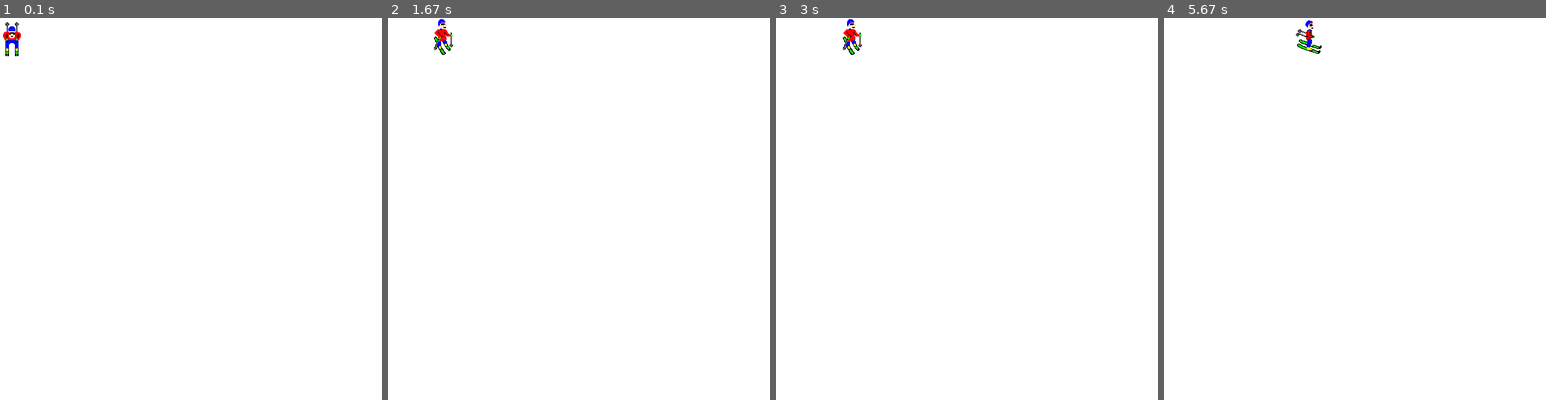
Above: before the commit, frames 1-4 (left to right).
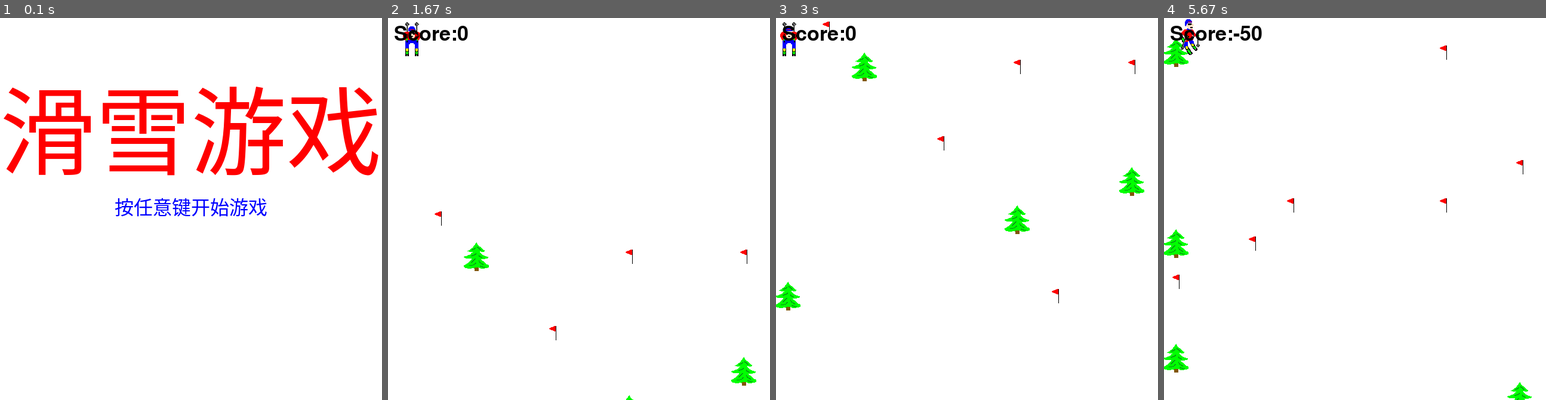
Above: after the commit, the same moments.

Repository: cylyt/git
Game: pygame game, started from learn/pygame/game4/game4.py
Same seed, same stepped clock (60 frames per second), same inputs: the game is played once before the commit and once after it.
Inputs:
- Up to frame 1 (0.1 s): no input
- Up to frame 2 (1.67 s): hold Right 0.33-0.8 s; hold Right 0.83-1.3 s; hold Left from 1.33 s (still down)
- Up to frame 3 (3 s): release Left at 1.87 s; hold Left 1.9-2.3 s; hold Right 2.33-2.97 s
- Up to frame 4 (5.67 s): hold Left 3-3.47 s; hold Right 3.5-3.97 s; hold Right 4-4.47 s; hold Left 4.5-5.03 s; hold Right from 5.5 s (still down)

The runs differ from the first frame. In frame 1, 9.4% of the frame differs, in the area x 0-100%, y 1-53%; in frame 2, 1.3%; in frame 3, 1.8%; in frame 4, 1.9%.

Commit message:
20190218

Diff:
--- /dev/null
+++ b/learn/matplotlib/table/die.py
@@ -0,0 +1,32 @@
+from random import randint
+import pygal
+
+class Die():
+
+    def __init__(self,num_sides = 6):
+        self.num_sides = num_sides
+
+    def roll(self):
+        return randint(1,self.num_sides)
+
+die = Die()
+
+results = []
+for roll_num in range(1000):
+    result = die.roll()
+    results.append(result)
+
+frequencies = []
+for value in range(1,die.num_sides+1):
+    frequency = results.count(value)
+    frequencies.append(frequency)
+
+hist = pygal.Bar()
+
+hist.title = "Result of rolling one D6 1000 times"
+hist.x_labels = ['1', '2', '3', '4', '5', '6']
+hist.x_title = "Result"
+hist.y_title = "Frequency of Result"
+
+hist.add('D6',frequencies)
+hist.render_to_file('die_visual.svg')
--- /dev/null
+++ b/learn/matplotlib/table/mpl_squares.py
@@ -0,0 +1,13 @@
+import matplotlib.pyplot as plt
+
+#折线图
+input_value = [1, 2, 3, 4, 5]
+squares = [1, 4, 9, 16, 25]
+plt.plot(input_value, squares, linewidth = 5)
+
+plt.title("Square Numbers", fontsize = 24)
+plt.xlabel("Value", fontsize = 14)
+plt.ylabel("Square of Value", fontsize = 14)
+
+plt.tick_params(axis = "both", labelsize = 14)
+plt.show()
--- /dev/null
+++ b/learn/matplotlib/table/scatter_squares.py
@@ -0,0 +1,14 @@
+import matplotlib.pyplot as plt
+
+x_value = list(range(1,1001))
+y_value = [x**2 for x in x_value]
+
+plt.scatter(x_value,y_value, c=y_value,cmap = plt.cm.Blues, edgecolor = 'none', s=10)
+
+plt.title("Square Numbers", fontsize = 24)
+plt.xlabel("Value", fontsize = 14)
+plt.ylabel("Square of Value", fontsize = 14)
+
+plt.tick_params(axis = 'both', which = 'major', labelsize = 14)
+plt.axis([0,1100,0,1100000])
+plt.show()
--- a/learn/pygame/game4/game4.py
+++ b/learn/pygame/game4/game4.py
@@ -35,7 +35,7 @@
     def __init__(self,img_path,location,attribute):
         pygame.sprite.Sprite.__init__(self)
         self.img_path = img_path
-        self.image = pygame.iamge.load(self.img_path)
+        self.image = pygame.image.load(self.img_path)
         self.location = location
         self.rect = self.image.get_rect()
         self.rect.center = self.location
@@ -45,33 +45,48 @@
     def move(self,num):
         self.rect.centery = self.location[1]-num
 
-    def create_obstacles(s,e,num=10):
-        obstacles = pygame.sprite.Group()
-        locations = []
-        for i in range(num):
-            row = random.randint(s,e)
-            col = random.randint(0,9)
-            location = [col*64+20,row*64+20]
-            if location not in locations:
-                locations.append(location)
-                attribute = random.choice(["tree","flasg"])
-                img_path = "image/tree.png" if attribute == "tree" else "image/flag.png"
-                obstacle = ObstacleClass(img_path,location,attribute)
-                obstacles.add(obstacle)
-        return obstacles
+def create_obstacles(s,e,num=10):
+    obstacles = pygame.sprite.Group()
+    locations = []
+    for i in range(num):
+        row = random.randint(s,e)
+        col = random.randint(0,9)
+        location = [col*64+20,row*64+20]
+        if location not in locations:
+            locations.append(location)
+            attribute = random.choice(["tree","flasg"])
+            img_path = "image/tree.png" if attribute == "tree" else "image/flag.png"
+            obstacle = ObstacleClass(img_path,location,attribute)
+            obstacles.add(obstacle)
+    return obstacles
 
-    def AddObstacles(obstacles0,obstacles1):
-        obstacles = pygame.sprite.Group()
-        for obstacle in obstacles0:
-            obstacles.add(obstacle)
-        for obstacle in obstacles1:
-            obstacle.add(obstacle)
-        return obstacles
+def AddObstacles(obstacles0,obstacles1):
+    obstacles = pygame.sprite.Group()
+    for obstacle in obstacles0:
+        obstacles.add(obstacle)
+    for obstacle in obstacles1:
+        obstacles.add(obstacle)
+    return obstacles
 
 def Show_Start_Interface(Demo,width,height):
-    Demo.fill(255,255,255)
+    Demo.fill((255,255,255))
     tfont = pygame.font.Font("font/simkai.ttf",width//4)
     cfont = pygame.font.Font("font/simkai.ttf",width//20)
+    title = tfont.render(u'滑雪游戏',True,(255,0,0))
+    content = cfont.render(u'按任意键开始游戏',True,(0,0,255))
+    trect = title.get_rect()
+    trect.midtop = (width/2,height/10)
+    crect = content.get_rect()
+    crect.midtop = (width/2,height/2.2)
+    Demo.blit(title,trect)
+    Demo.blit(content,crect)
+    pygame.display.update()
+    while True:
+        for event in pygame.event.get():
+            if event.type == pygame.QUIT:
+                sys.exit()
+            elif event.type == pygame.KEYDOWN:
+                return
 
 def main():
 
@@ -81,12 +96,24 @@
     clock = pygame.time.Clock()
     skier = SkierClass()
     distance = 0
+    obstacles0 = create_obstacles(20,29)
+    obstacles1 = create_obstacles(10,19)
+    obstaclesflag = 0
+    obstacles = AddObstacles(obstacles0,obstacles1)
+
+    font = pygame.font.Font(None,50)
+    score = 0
+    score_text = font.render("Score: "+str(score),1,(0,0,0))
 
     speed = [0,6]
+    Show_Start_Interface(screen,640,640)
+
 
     def update():
         screen.fill([255,255,255])
+        pygame.display.update(obstacles.draw(screen))
         screen.blit(skier.person,skier.rect)
+        screen.blit(score_text,[10,10])
         pygame.display.flip()
 
     while True:
@@ -100,6 +127,38 @@
                 elif event.key == pygame.K_RIGHT:
                     speed == skier.turn(1)
         skier.move()
+        distance +=speed[1]
+        if distance >= 640 and obstaclesflag ==0:
+            obstaclesflag = 1
+            obstacles0 = create_obstacles(20,29)
+            obstacles = AddObstacles(obstacles0,obstacles1)
+        if distance >=1280 and obstaclesflag ==1:
+            obstaclesflag = 0
+            distance -= 1280
+            for obstacle in obstacles0:
+                obstacle.location[1] = obstacle.location[1]-1280
+            obstacles1 = create_obstacles(10,19)
+            obstacles = AddObstacles(obstacles0,obstacles1)
+        for obstacle in obstacles:
+            obstacle.move(distance)
+
+        is_hit = pygame.sprite.spritecollide(skier,obstacles,False)
+
+        if is_hit:
+            if is_hit[0].attribute == "tree" and not is_hit[0].passed:
+                score -=50
+                skier.person == pygame.image.load("image/skier_fall.png")
+                update()
+                pygame.time.delay(1000)
+                skier.person = pygame.image.load("image/skier_forward.png")
+                skier.direction = 0
+                speed = [0,6]
+                is_hit[0].passed = True
+
+            elif is_hit[0].attribute == "flag" and not is_hit[0].passed:
+                score +=10
+                obstacles.remove(is_hit[0])
+        score_text = font.render("Score:" + str(score),1,(0,0,0))
         update()
         clock.tick(40)
 
--- /dev/null
+++ b/learn/pygame/mysprite/my_sprite.py
@@ -0,0 +1,7 @@
+#精灵类 生产动画
+import pygame
+
+class MySprite(pygame.sprite.Sprite):
+
+    def __init__(self,targe):
+        pygame.sprite.Sprite.__init__(self):
Not shown, added: learn/matplotlib/table/die_visual.svg
Not shown, changed: note.md
